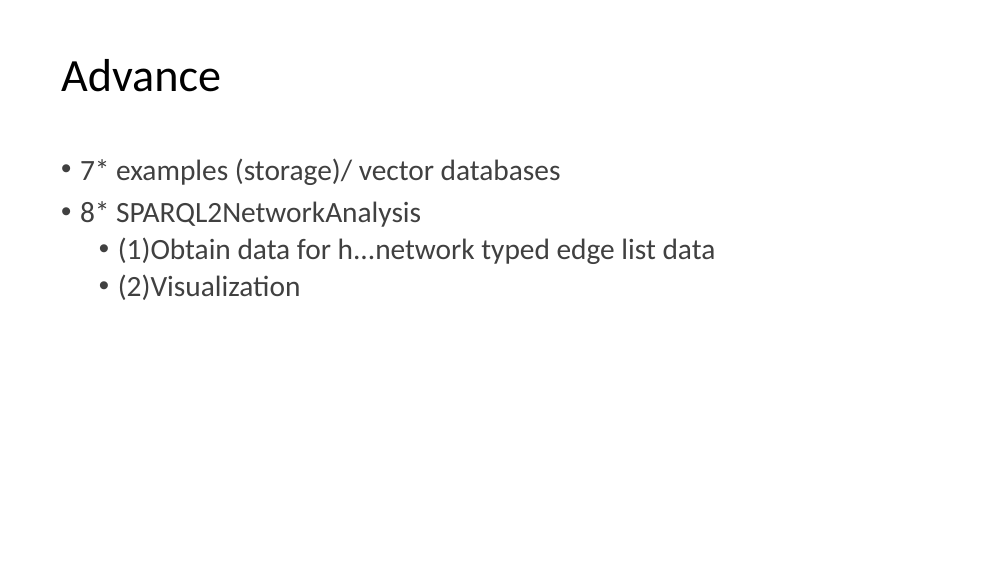
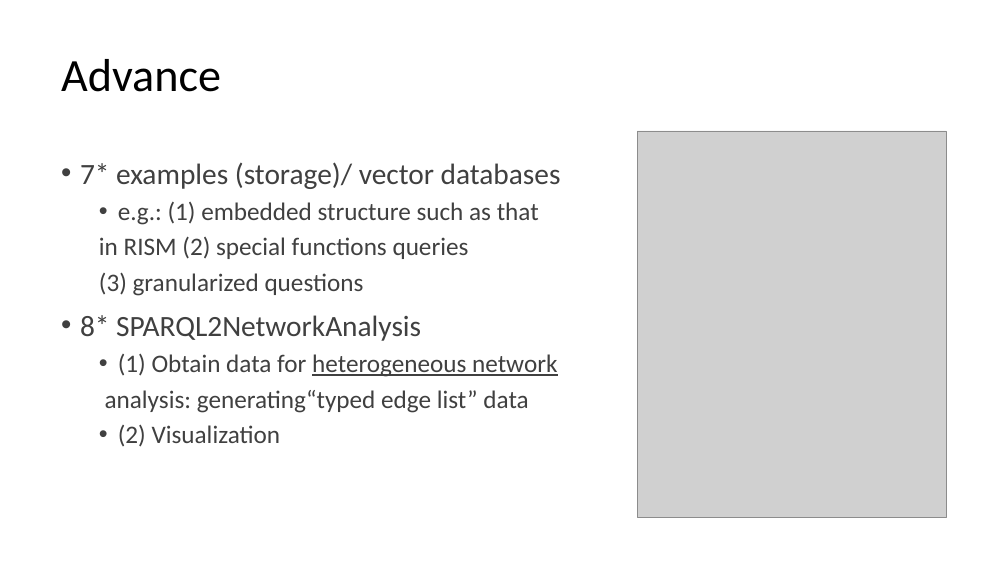
Before and after one commit to DDMAL/linkedmusic-queries, a slide deck: slide 10 of handOver_generalReviewOf_LinkedMusicQueries2024-2025.pptx (slide 9 before the commit). Drawn at 1008x567 pixels with LibreOffice and Linux fonts; fonts in the diff are those of the drawing; grey boxes stand for pictures. Boxes give left, top, right and bottom in pixels: in the first picture for what was removed or moved away, otherwise in the second. Text is boxed around its words. In the diff, an @@ line names an element or a change of style, - is before the commit and + after.

```diff
--- a/handOver_generalReviewOf_LinkedMusicQueries2024-2025.pptx
+++ b/handOver_generalReviewOf_LinkedMusicQueries2024-2025.pptx
@@ picture added at [637,131,947,517] @@
@@ text at [80,162,561,341]: line spacing 0.9 to 1 @@
@@ text at [99,202,539,296]: paragraphs added @@
+  • e.g.: (1) embedded structure such as that
+  in RISM (2) special functions queries
+  (3) granularized questions
@@ text at [105,354,557,447]: text changed; size 28 to 24 pt @@
-  • (1)Obtain data for h...network typed edge list data
-  • (2)Visualization
+  • (1) Obtain data for heterogeneous network
+  analysis: generating“typed edge list” data
+  • (2) Visualization
```
Also in this commit, not shown: 9 other slides changed, 4 slides added, 1 other file.
